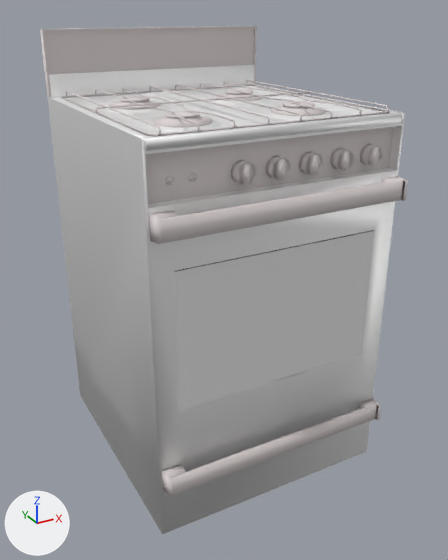
What one commit did to the FBX model Assets/Meshes/Furniture/Kitchen/Furniture_Stove.fbx.
The view is the same before and after, from a 50 mm camera at (-0.956, -1.252, 1.045) aimed at (-0.295, -0.05, 0.444). The axes (+X, +Y, +Z) are drawn at lower left. The lights are the same throughout. Where no turn or scale is listed for an object, it has been applied to the vertices. Vertices at the same position are counted once.

The first picture shows 'stove'.
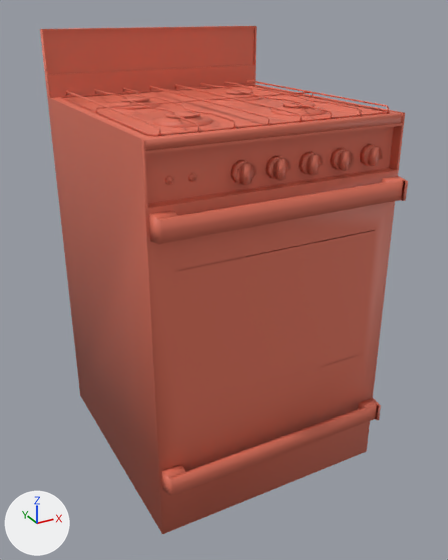
The newer file is also turned or shifted as a whole; pictures and numbers use the older file's frame.

What differs and where, as boxes [x1, y1, x2, y2] in the pictures (448 x 560 px):
part 1 of me_untitled_346, recoloured (grey to red)
    both: [40, 26, 408, 497]
part 2 of me_untitled_346, recoloured (grey to red)
    both: [175, 231, 375, 411]
part 3 of me_untitled_346, recoloured (grey to red)
    both: [174, 230, 374, 272]
part 4 of me_untitled_346, recoloured
    both: [47, 65, 405, 534]

What the commit changed:
Material 'Mat_stove' (mat_mat_stove) is new.
Its base color is (0.745, 0.166, 0.103) (red #e0715a).
Its roughness is 0.553.
me_untitled_346 has 1424 vertices, 2419 faces and spans x -0.585..-0.015, y -0.339..0.3, z 0.0..1.0.
me_untitled_346 is used by ob_stove; location (0.0, 0.0, 0.0).
me_untitled_346 part 1: all 2040 faces that had it switch from mat_plasticogrisclaro (light grey #e0d7d7) to mat_mat_stove (red #e0715a).
me_untitled_346 part 2: all 1 face that had it switch from mat_realistic_glass_plane (white #e7e7e7) to mat_mat_stove (red #e0715a).
me_untitled_346 part 3: all 5 faces that had it switch from mat_metalnegrohornito (black #161616) to mat_mat_stove (red #e0715a).
me_untitled_346 part 4: all 373 faces that had it switch from mat_metalblanco (white #fefefe) to mat_mat_stove (red #e0715a).
